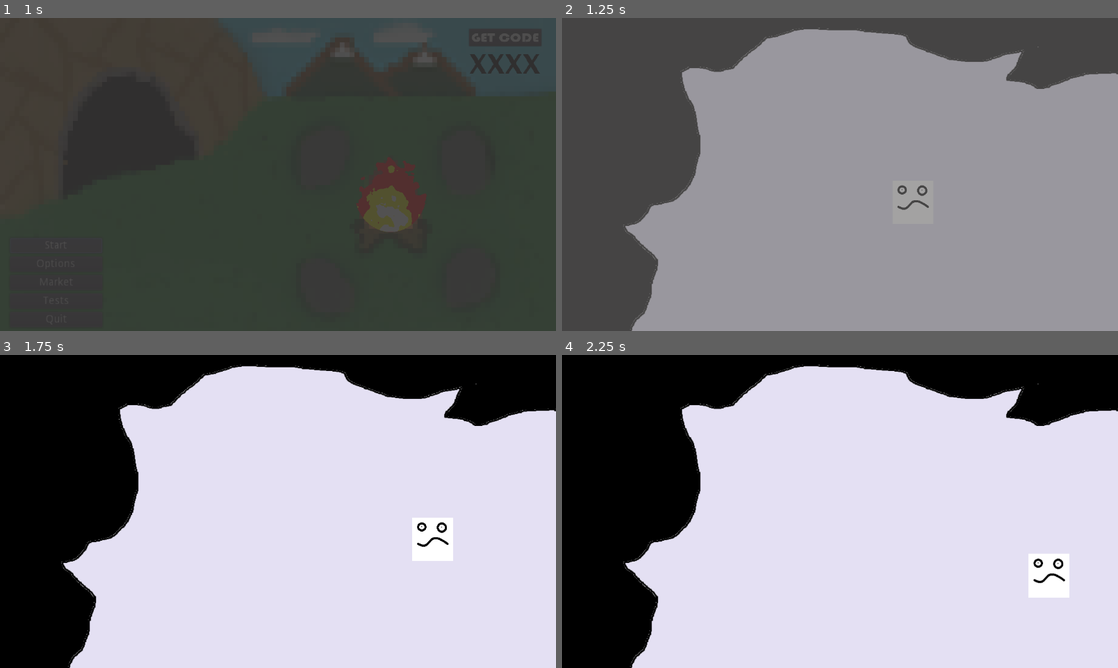
Above: before the commit, frames 1-4 (two rows, left to right).
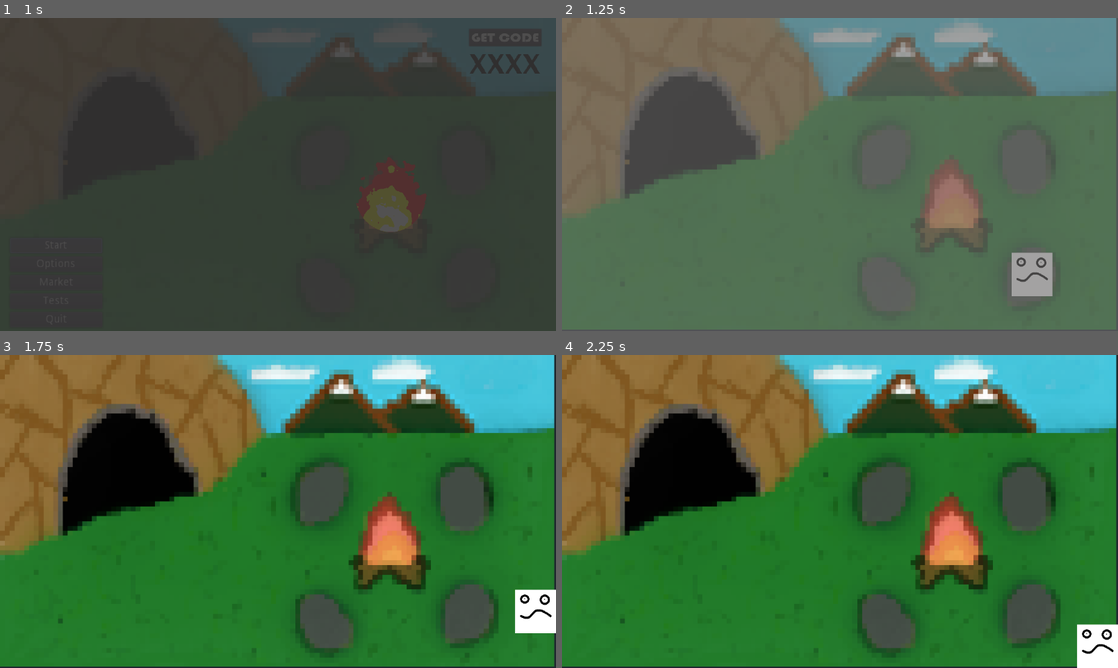
Above: after the commit, the same moments.

Repository: rwyndrum4/MENDAX
Game: Godot game, scene res://Scenes/mainMenu/mainMenu.tscn
Same seed, same stepped clock (60 frames per second), same inputs: the game is played once before the commit and once after it.
Inputs:
- Up to frame 1 (1 s): click "Start" at 0.5 s
- Up to frame 2 (1.25 s): no input
- Up to frame 3 (1.75 s): tap Enter (ui_accept) at 1.25, 1.35, 1.52 s; hold Right (ui_right) from 1.28 s (still down)
- Up to frame 4 (2.25 s): tap Enter (ui_accept) at 1.82, 2.1 s; release Right (ui_right) at 2.03 s; hold Down (ui_down) from 2.03 s (still down)

Frame 1 is identical in both runs. In frame 2, 95% of the frame differs, in the area x 0-100%, y 0-100%; in frame 3, 96%; in frame 4, 96%.

Commit message:
combining everything together -can now move from main menu -> starting area -> cave

Diff:
--- a/game/Scenes/mainMenu/mainMenu.gd
+++ b/game/Scenes/mainMenu/mainMenu.gd
@@ -62,7 +62,7 @@
 */
 """
 func _on_Start_pressed():
-	SceneTrans.change_scene("res://Scenes/startArea/EntrySpace.tscn")
+	SceneTrans.change_scene("res://Scenes/startArea/startArea.tscn")
 
 """
 /*
--- a/game/Scenes/startArea/EntrySpace.tscn
+++ b/game/Scenes/startArea/EntrySpace.tscn
@@ -25,6 +25,11 @@
 "_edit_group_": true
 }
 
+[node name="Camera2D" type="Camera2D" parent="PlayerCursor"]
+position = Vector2( 2.1297, 0 )
+scale = Vector2( 1, 1 )
+current = true
+
 [node name="Sprite" type="Sprite" parent="PlayerCursor"]
 texture = ExtResource( 3 )
 
--- a/game/Scenes/startArea/startArea.gd
+++ b/game/Scenes/startArea/startArea.gd
@@ -1,9 +1,9 @@
 extends Control
 
 
-# Declare member variables here. Examples:
-# var a = 2
-# var b = "text"
+# Member Variables:
+var in_cave = false
+onready var instructions: Label = $enterDirections
 
 
 # Called when the node enters the scene tree for the first time.
@@ -11,6 +11,17 @@
 	pass # Replace with function body.
 
 
-# Called every frame. 'delta' is the elapsed time since the previous frame.
-#func _process(delta):
-#	pass
+func _process(delta):
+	if in_cave:
+		if Input.is_action_just_pressed("ui_accept",false):
+			get_tree().change_scene("res://Scenes/startArea/EntrySpace.tscn")
+
+
+func _on_Area2D_body_entered(body: PhysicsBody2D):
+	instructions.show()
+	in_cave = true
+
+
+func _on_Area2D_body_exited(body: PhysicsBody2D):
+	in_cave = false
+	instructions.hide()
--- a/game/Scenes/startArea/startArea.tscn
+++ b/game/Scenes/startArea/startArea.tscn
@@ -6,6 +6,8 @@
 [ext_resource path="res://Scenes/startArea/PlayerCursor.gd" type="Script" id=4]
 
 [sub_resource type="RectangleShape2D" id=1]
+
+[sub_resource type="CircleShape2D" id=2]
 
 [node name="startArea" type="Control"]
 anchor_right = 1.0
@@ -17,12 +19,12 @@
 anchor_bottom = 1.0
 margin_right = -286.0
 margin_bottom = -35.0
-rect_scale = Vector2( 1.31642, 1.08664 )
+rect_scale = Vector2( 0.997, 0.996 )
 texture = ExtResource( 1 )
 stretch_mode = 1
 
 [node name="PlayerCursor" type="KinematicBody2D" parent="."]
-position = Vector2( 1145, 148 )
+position = Vector2( 1082, 590 )
 scale = Vector2( 0.939095, 1.00174 )
 script = ExtResource( 4 )
 __meta__ = {
@@ -53,3 +55,27 @@
 [node name="CollisionPolygon2D4" type="CollisionPolygon2D" parent="StaticBody2D"]
 position = Vector2( 0, 784 )
 polygon = PoolVector2Array( 0, 0, 0, -64, 1280, -64, 1280, -64, 1280, 0 )
+
+[node name="Area2D" type="Area2D" parent="."]
+position = Vector2( 1082, 590 )
+scale = Vector2( 0.939095, 1.00174 )
+
+[node name="CollisionShape2D" type="CollisionShape2D" parent="Area2D"]
+position = Vector2( -833.764, -232.865 )
+rotation = -0.293881
+scale = Vector2( 18.0683, 5.04571 )
+shape = SubResource( 2 )
+
+[node name="enterDirections" type="Label" parent="."]
+visible = false
+margin_left = 212.0
+margin_top = 202.0
+margin_right = 305.0
+margin_bottom = 233.0
+rect_scale = Vector2( 1.63154, 1.63154 )
+text = "Press Enter to
+go in cave"
+align = 1
+
+[connection signal="body_entered" from="Area2D" to="." method="_on_Area2D_body_entered"]
+[connection signal="body_exited" from="Area2D" to="." method="_on_Area2D_body_exited"]
Not shown: 1 places in game/Scenes/startArea/startArea.tscn that only renumber resources
